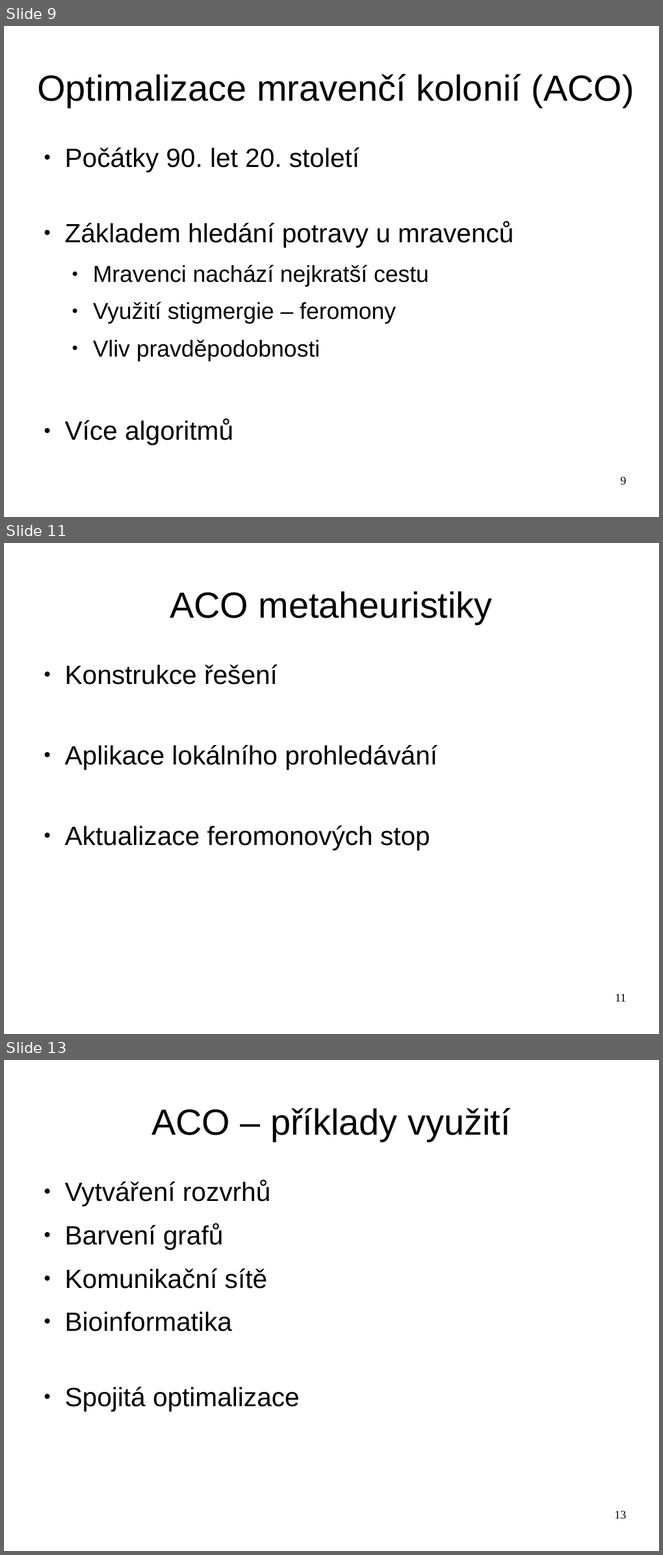
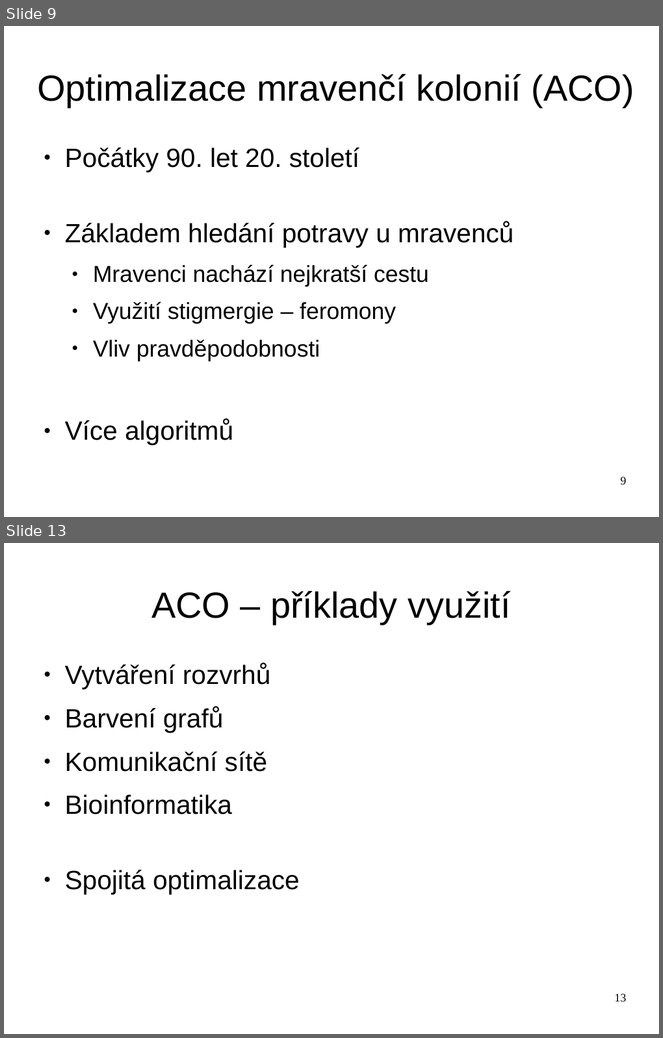
Before and after one commit to hellerstanislav/sin, a slide deck: presentation/swarm.odp. Shown one above the other, each under a label of ours: slides 9, 11 and 13 before the commit, slides 9 and 13 after it; the slides between them are not shown. The pictures are 663x1555 and 663x1038 pixels, drawn with LibreOffice and Linux fonts; fonts in the diff are those of the drawing. Boxes give left, top, right and bottom in pixels: in the first picture for what was removed or moved away, otherwise in the second. Text is boxed around its words. In the diff, an @@ line names an element or a change of style, - is before the commit and + after.

```diff
--- a/presentation/swarm.odp
+++ b/presentation/swarm.odp
@@ slide 11 removed at (4,543,659,1034), background #FFFFFF @@
@@ title removed at (170,591,493,624) @@
-ACO metaheuristiky
@@ text removed at (65,665,438,850) @@
-● Konstrukce řešení
-● Aplikace lokálního prohledávání
-● Aktualizace feromonových stop
@@ page number removed at (615,994,626,1002) @@
-11
```
Also in this commit, not shown: 2 slides changed, 1 slide added, 2 other files.
